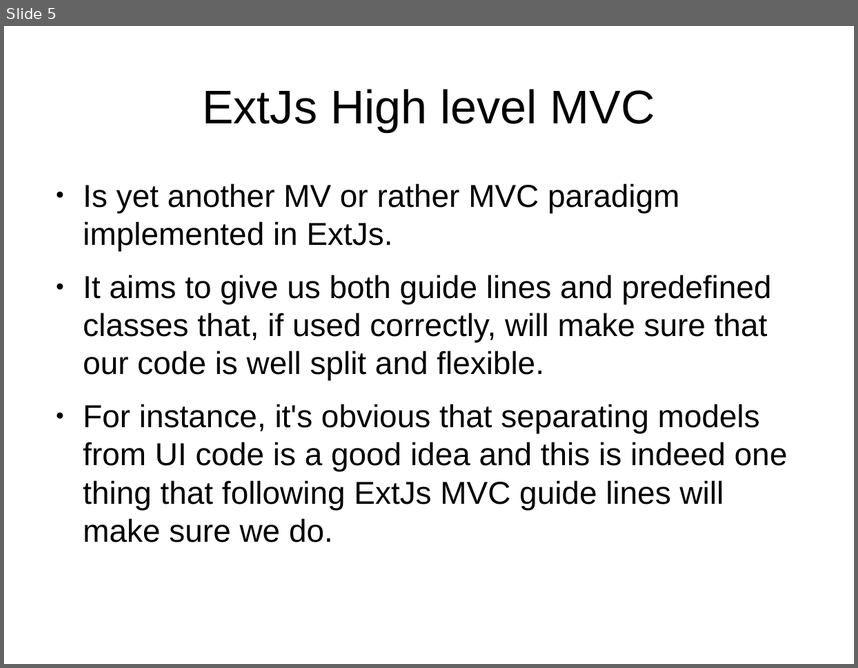
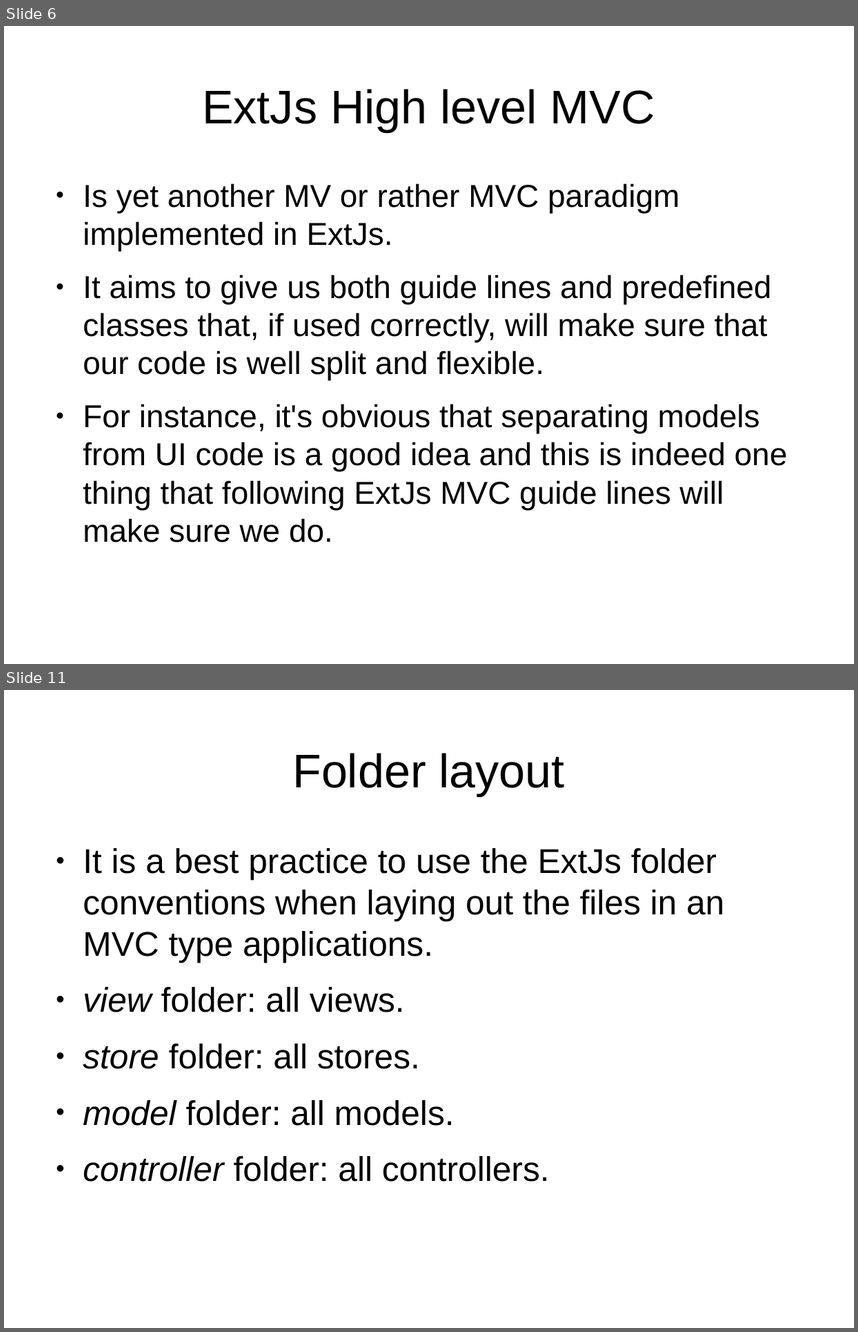
Before and after one commit to veltzer/demos, a slide deck: javascript/extjs/doc/extjs_mvc.odp. Shown one above the other, each under a label of ours: slide 5 before the commit, slides 6 and 11 after it; the slides between them are not shown. The pictures are 858x668 and 858x1332 pixels, drawn with LibreOffice and Linux fonts; fonts in the diff are those of the drawing. Boxes give left, top, right and bottom in pixels: in the first picture for what was removed or moved away, otherwise in the second. Text is boxed around its words. In the diff, an @@ line names an element or a change of style, - is before the commit and + after.

```diff
--- a/javascript/extjs/doc/extjs_mvc.odp
+++ b/javascript/extjs/doc/extjs_mvc.odp
@@ slide 11 added at bbox=[4, 690, 854, 1328], background #FFFFFF @@
@@ title added at bbox=[292, 753, 565, 796], 44 pt, text #000000 @@
+Folder layout
@@ text added at bbox=[83, 848, 724, 1181], 32 pt, text #000000 @@
+● It is a best practice to use the ExtJs folder conventions when laying out the files in an MVC type applications.
+● view folder: all views.
+● store folder: all stores.
+● model folder: all models.
+● controller folder: all controllers.
@@ what was slide 5 is now slide 6 @@
```
Also in this commit, not shown: 1 slide changed, 18 other slides added, 3 other files.
